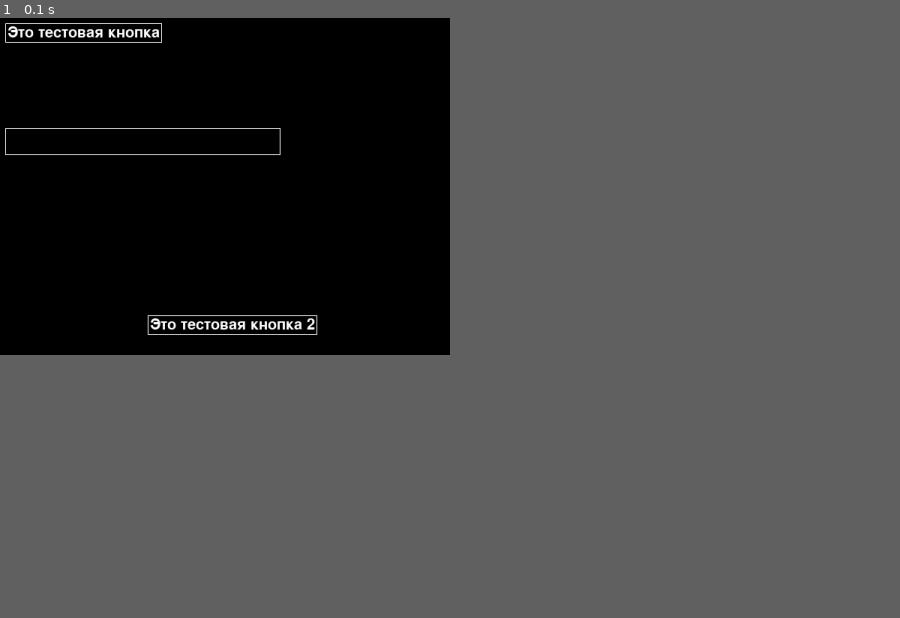
Above: before the commit, frame 1.
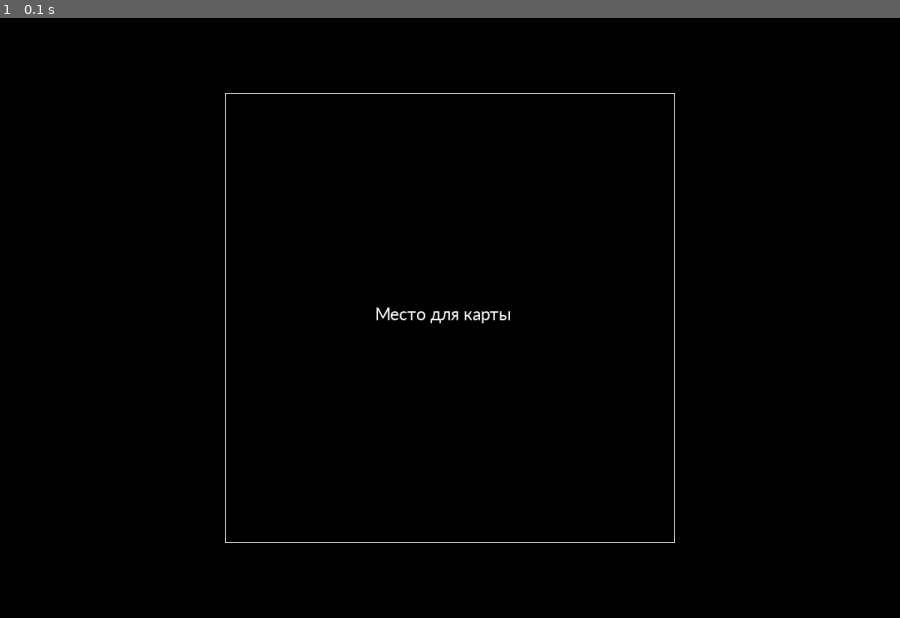
Above: after the commit, the same moment.

Repository: dmelackov/BigQuestMapAPI
Game: pygame game, started from app/test Ivan.py
The game is run twice, just before and just after one commit, with the same random seed, the same clock (stepped at 60 frames per second) and the same inputs.
Inputs:
- Up to frame 1 (0.1 s): no input
In our replay, the window is 450x337 before the commit and 900x600 after it. These sizes can differ from the game's own. Grey fills any space a smaller window leaves; there, only what the larger window draws over its background counts as a difference.

The runs differ from the first frame. In frame 1, 1.1% of the frame differs, in the area x 0-75%, y 0-88%.

Commit message:
Beautiful font added

Diff:
--- a/app/objects/inputWindow.py
+++ b/app/objects/inputWindow.py
@@ -16,7 +16,7 @@
         self.screen = screen
         self.fbuttons = [f'f{x}' for x in range(1, 13)]
         a = 1
-        font = pygame.font.Font(None, a)
+        font = pygame.font.SysFont('calibri', a)
         string = font.render('Test string', True, pygame.Color(255, 255, 255))
         rect = string.get_rect()
         while rect.height < self.height:
--- a/app/objects/pyGameButton.py
+++ b/app/objects/pyGameButton.py
@@ -15,7 +15,7 @@
             self.pressed = False
         self.text = text
         self.screen = screen
-        self.font = pygame.font.Font(None, 30)
+        self.font = pygame.font.SysFont('calibri', 26)
         self.string = self.font.render(self.text, True, pygame.Color(255, 255, 255))
         self.intro_rect = self.string.get_rect()
         self.intro_rect.x = self.x
--- a/app/objects/pySwitch.py
+++ b/app/objects/pySwitch.py
@@ -9,7 +9,7 @@
         self.orientation = orientation
         self.screen = screen
         self.variants = variants
-        self.font = pygame.font.Font(None, 30)
+        self.font = pygame.font.SysFont('calibri', 26)
         self.coords = []
         self.bools = [True] + [False] * (len(variants) - 1)
         self.k = 3
--- a/app/test Ivan.py
+++ b/app/test Ivan.py
@@ -3,16 +3,15 @@
 from objects.pySwitch import pySwitch
 from objects.inputWindow import inputWindow
 
-
 pygame.init()
-screen = pygame.display.set_mode((600, 450))
+screen = pygame.display.set_mode((1200, 800))
 widgets = []
 buttons = []
 inputs = []
-d = inputWindow(10, 150, 350, 30, screen, widgets, inputs)
-c = pySwitch(200, 50, screen, ('First', 'Second', 'Third'), widgets ,False)
-a = pyButton(10, 10, 'Это тестовая кнопка', screen,widgets, buttons, True)
-b = pyButton(200, 400, 'Это тестовая кнопка 2', screen,buttons, widgets)
+font = pygame.font.SysFont('calibri', 26)
+
+
+
 pygame.display.flip()
 clock = pygame.time.Clock()
 while True:
@@ -29,5 +28,9 @@
                 el.keyboardButtonPressed(event)
     [x.mouseonButton(pygame.mouse.get_pos()) for x in buttons]
     [x.draw() for x in widgets]
+    pygame.draw.rect(screen, (255, 255, 255),
+                     (300, 100, 600, 600), width=1)
+    string = font.render('Место для карты', True, pygame.Color(255, 255, 255))
+    screen.blit(string, (500, 380, 200, 50))
     pygame.display.flip()
     clock.tick(60)
